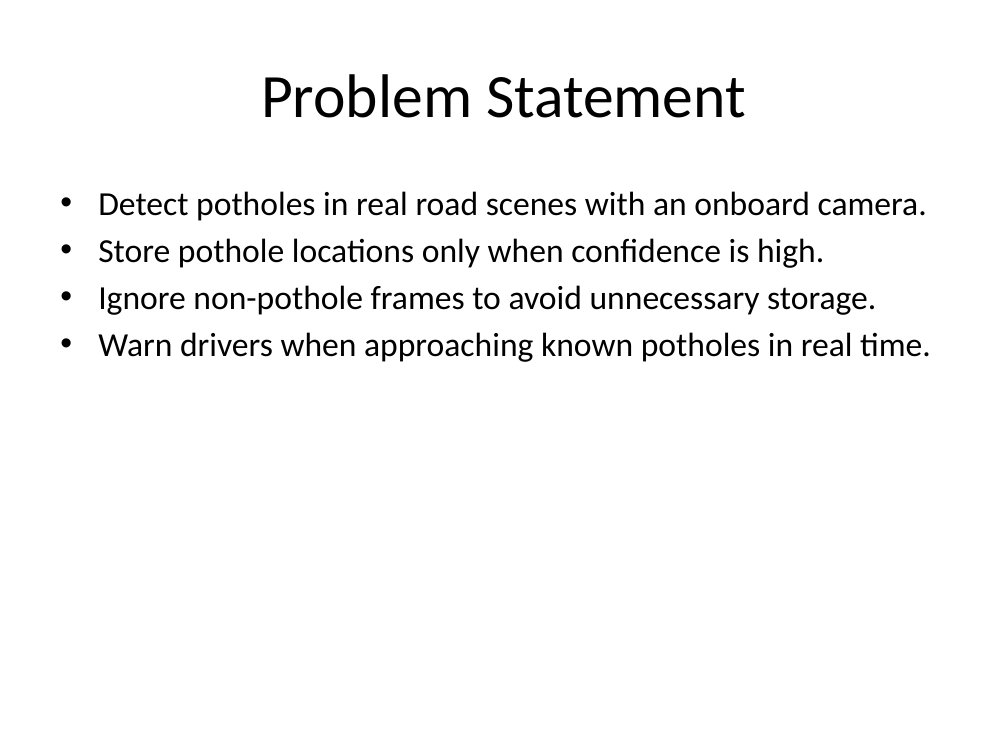
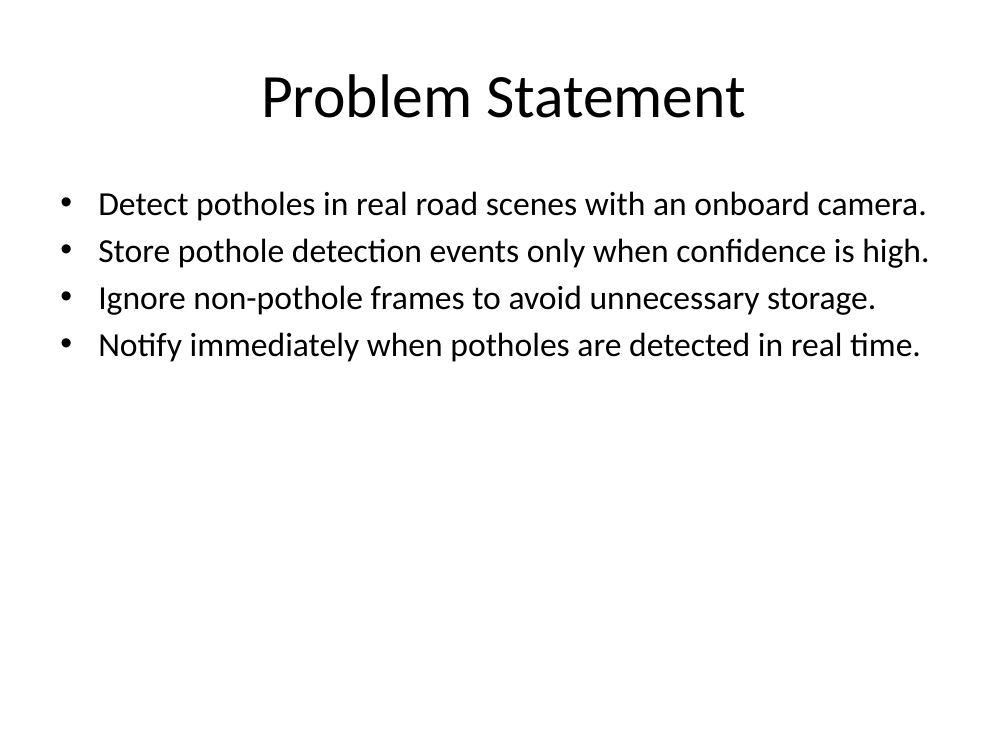
Before and after one commit to Josh7511/pothole-detection, a slide deck: slide 3 of Pothole_Detection_Presentation.pptx. Drawn at 1008x756 pixels with LibreOffice and Linux fonts; fonts in the diff are those of the drawing. Boxes give left, top, right and bottom in pixels: in the first picture for what was removed or moved away, otherwise in the second. Text is boxed around its words. In the diff, an @@ line names an element or a change of style, - is before the commit and + after.

```diff
--- a/Pothole_Detection_Presentation.pptx
+++ b/Pothole_Detection_Presentation.pptx
@@ text at (98, 238, 929, 268): text changed @@
-• Store pothole locations only when confidence is high.
+• Store pothole detection events only when confidence is high.
@@ text at (98, 332, 921, 362): text changed @@
-• Warn drivers when approaching known potholes in real time.
+• Notify immediately when potholes are detected in real time.
```
Also in this commit, not shown: 7 other slides changed, 5 other files.
